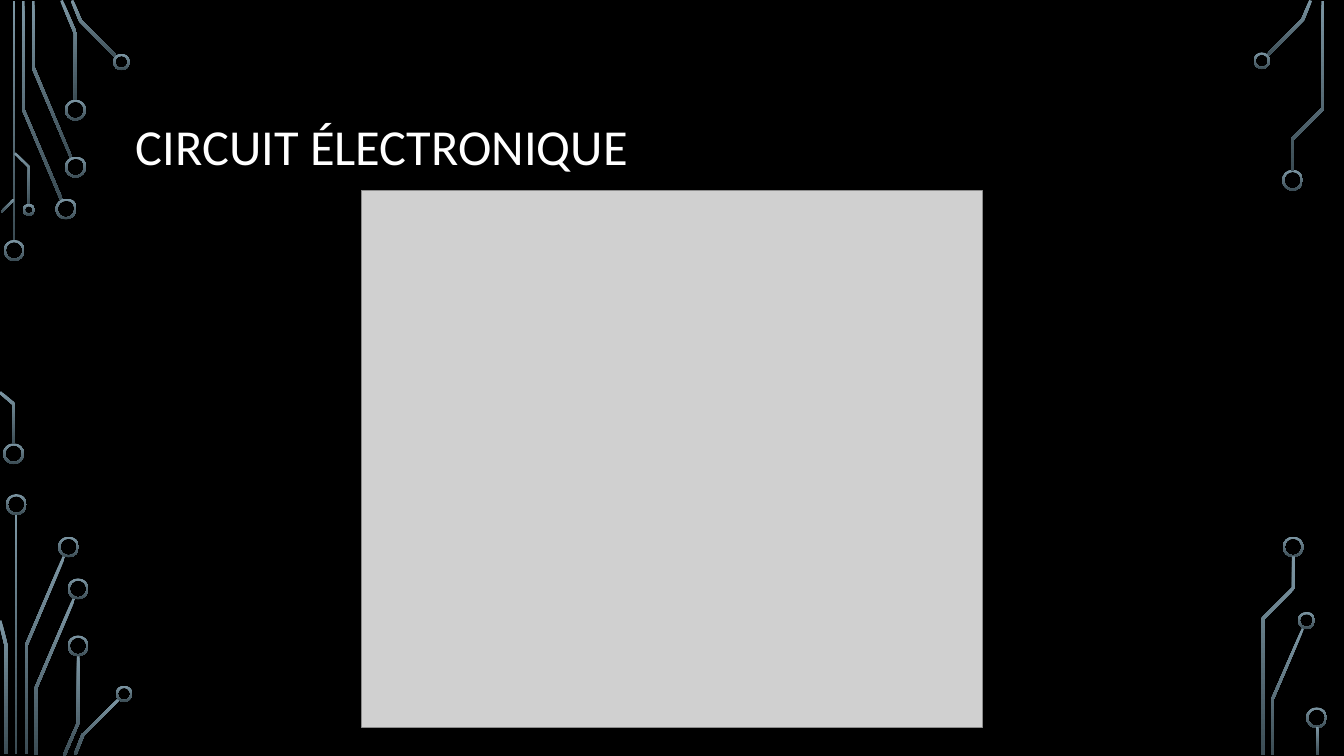
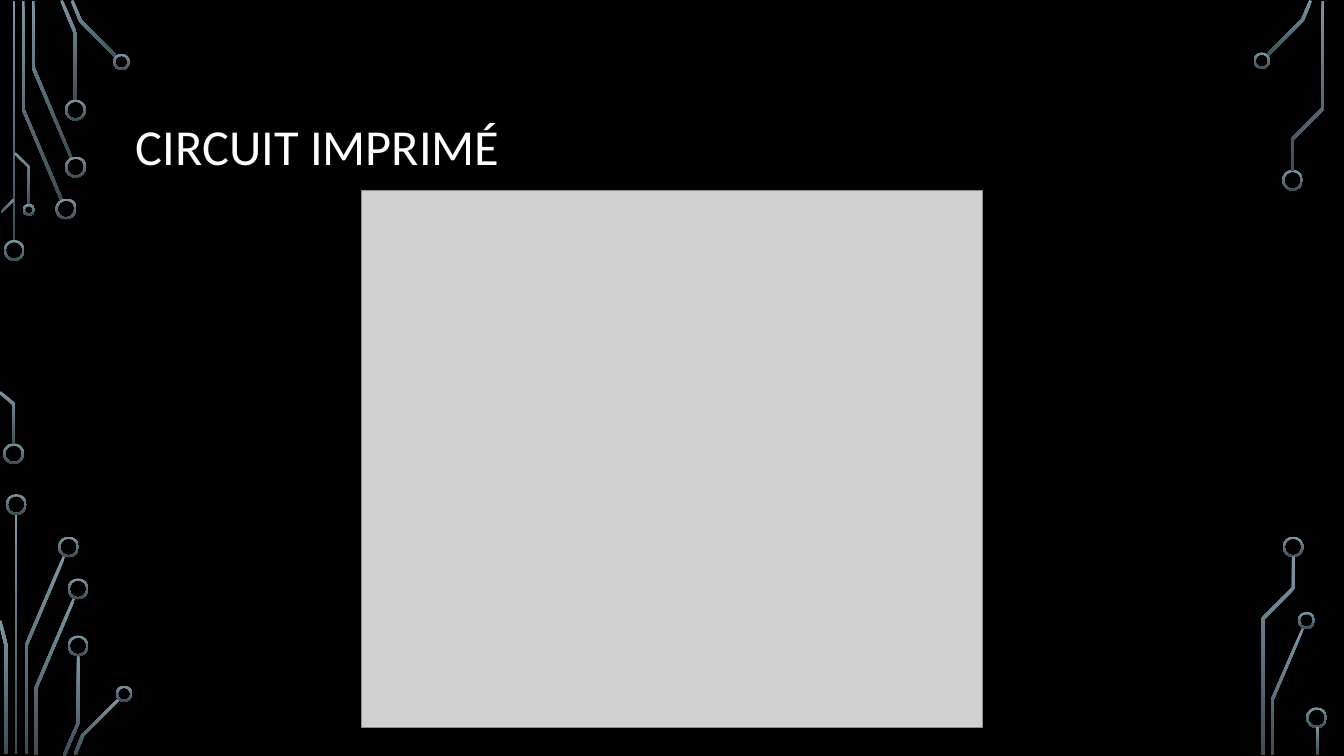
Before and after one commit to charleau/1SH_Veille_Techno, a slide deck: slide 15 of La conception de circuit imprimé.pptx (slide 14 before the commit). Drawn at 1344x756 pixels with LibreOffice and Linux fonts; fonts in the diff are those of the drawing; grey boxes stand for pictures; background and template pictures are left out. Boxes give left, top, right and bottom in pixels: in the first picture for what was removed or moved away, otherwise in the second. Text is boxed around its words. In the diff, an @@ line names an element or a change of style, - is before the commit and + after.

```diff
--- a/La conception de circuit imprimé.pptx
+++ b/La conception de circuit imprimé.pptx
@@ title at [136,124,499,166]: text changed @@
-CIRCUIT ÉLECTRONIQUE
+CIRCUIT IMPRIMÉ
```
Also in this commit, not shown: 3 other slides changed, 1 slide added.
